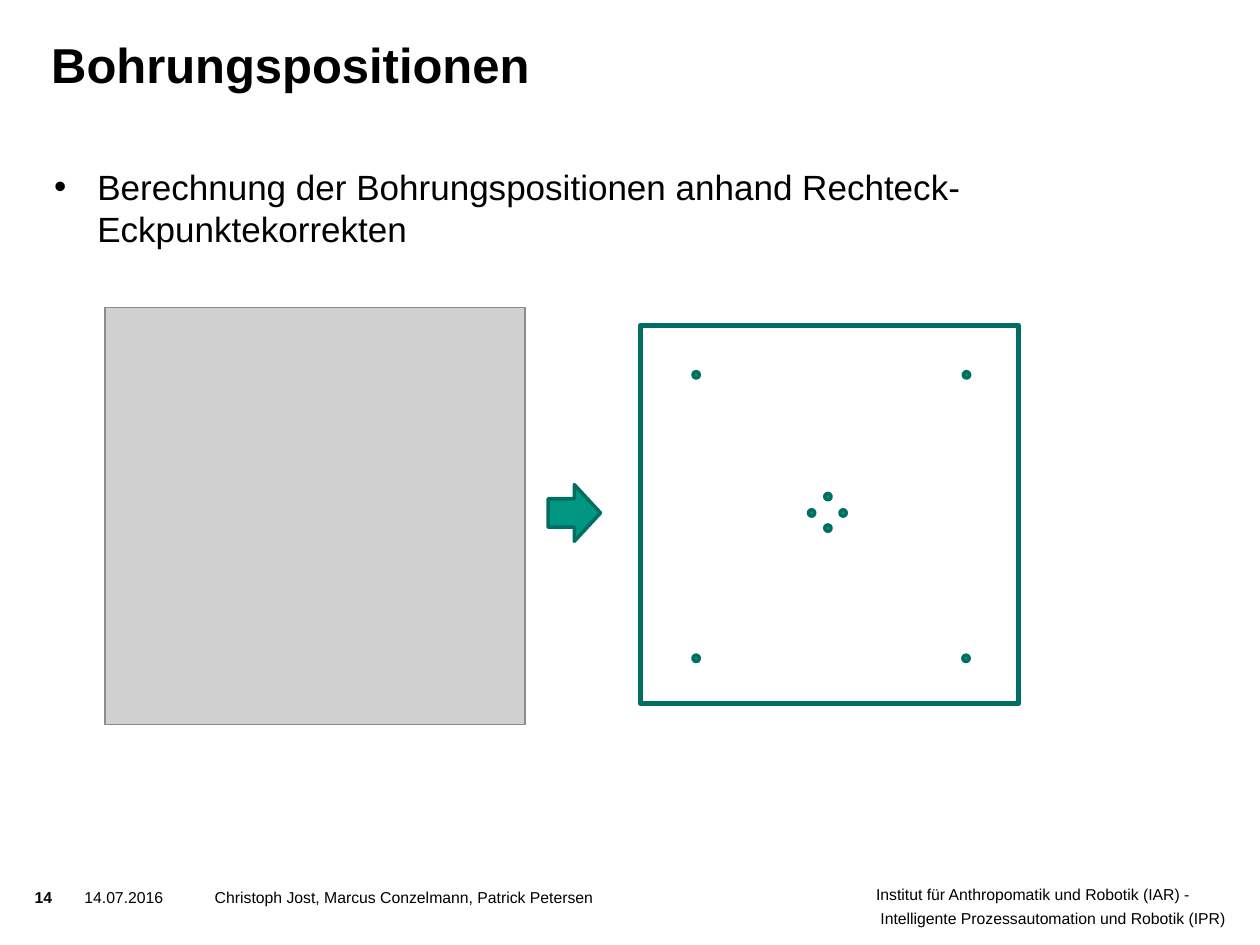
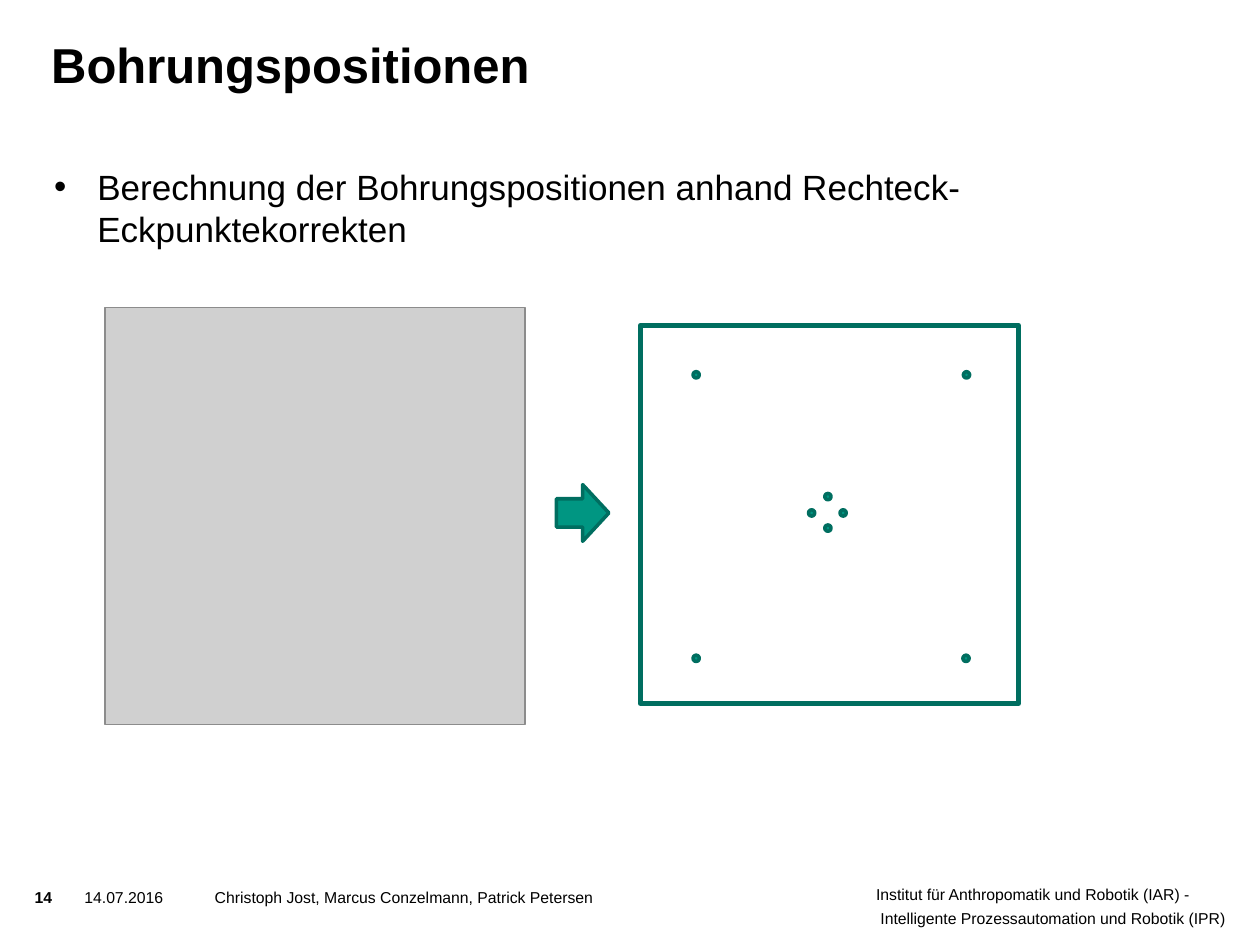
Before and after one commit to ThePrimus/VisualInspection, a slide deck: slide 14 of Praesentation/Vorlage Präsentation.pptx. Drawn at 1260x945 pixels with LibreOffice and Linux fonts; fonts in the diff are those of the drawing; grey boxes stand for pictures; background and template pictures are left out. Boxes give left, top, right and bottom in pixels: in the first picture for what was removed or moved away, otherwise in the second. Text is boxed around its words. In the diff, an @@ line names an element or a change of style, - is before the commit and + after.

```diff
--- a/Praesentation/Vorlage Präsentation.pptx
+++ b/Praesentation/Vorlage Präsentation.pptx
@@ right arrow moved from (x1=548, y1=485, x2=601, y2=542) to (x1=557, y1=485, x2=610, y2=542) @@
```
Also in this commit, not shown: 1 other slide changed.
